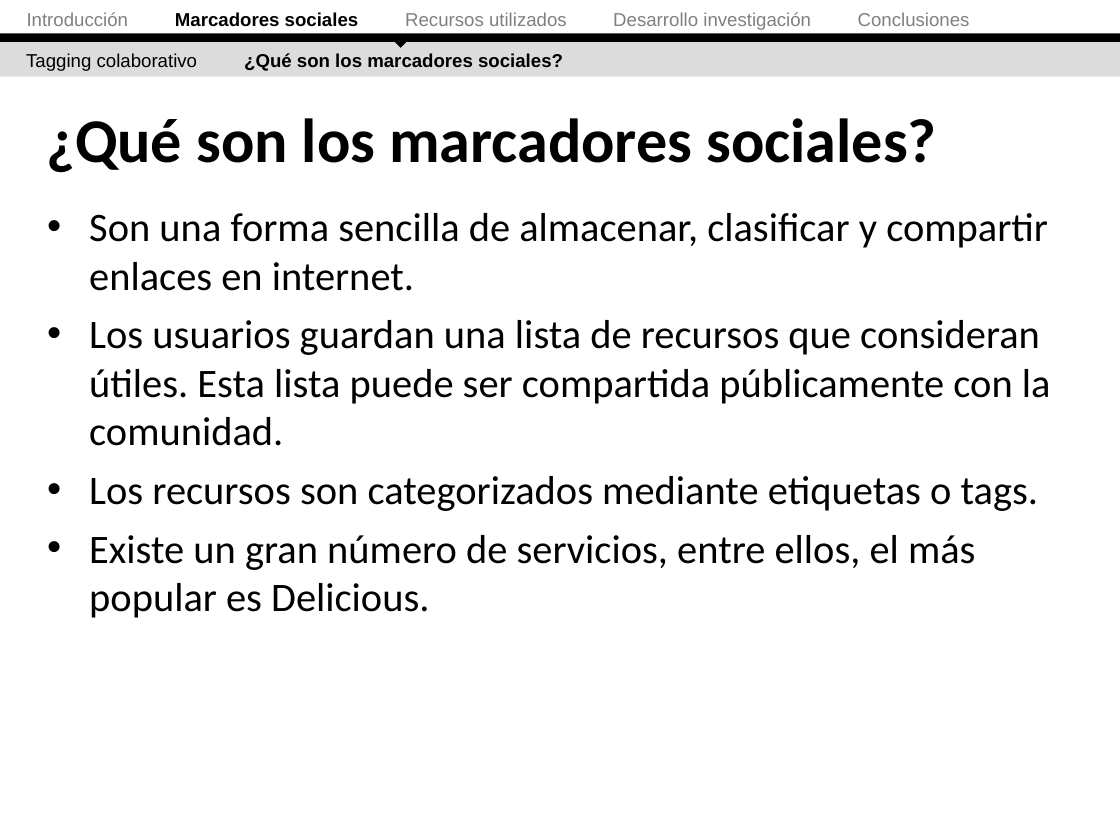
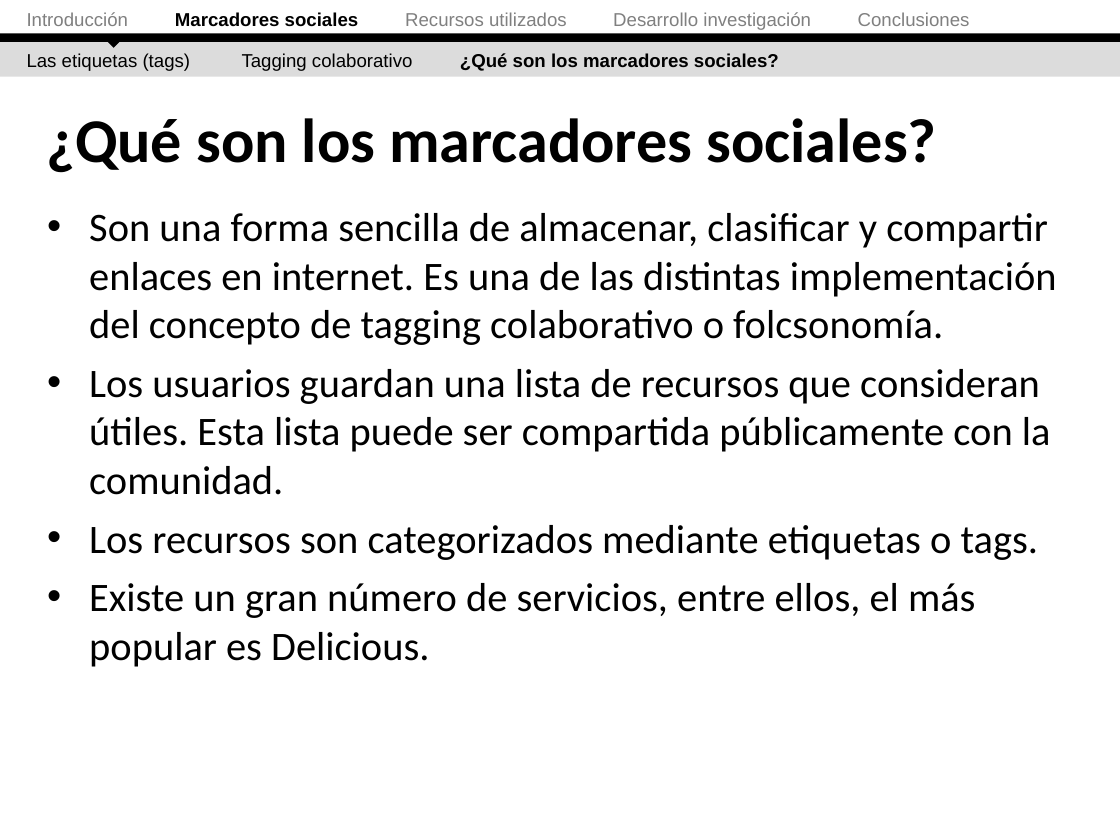
Before and after one commit to ak907kenai/nicotournetesis, a slide deck: slide 18 of docs_trunk/Presentación/Nicolás Tourné - Presentación Tesis (v2.1).ppt (slide 15 before the commit). Drawn at 1120x840 pixels with LibreOffice and Linux fonts; fonts in the diff are those of the drawing. Boxes give left, top, right and bottom in pixels: in the first picture for what was removed or moved away, otherwise in the second. Text is boxed around its words. In the diff, an @@ line names an element or a change of style, - is before the commit and + after.

```diff
--- a/docs_trunk/Presentación/Nicolás Tourné - Presentación Tesis (v2.1).ppt
+++ b/docs_trunk/Presentación/Nicolás Tourné - Presentación Tesis (v2.1).ppt
@@ right triangle: place and size @@
-right triangle at box(388, 23, 414, 49)
+right triangle at box(102, 23, 127, 49)
@@ text at box(27, 53, 779, 71): text changed; bold off @@
-Tagging colaborativo ¿Qué son los marcadores sociales?
+Las etiquetas (tags) Tagging colaborativo ¿Qué son los marcadores sociales?
@@ text at box(89, 213, 1057, 345): text changed @@
-• Son una forma sencilla de almacenar, clasificar y compartir enlaces en internet.
+• Son una forma sencilla de almacenar, clasificar y compartir enlaces en internet. Es una de las distintas implementación del concepto de tagging colaborativo o folcsonomía.
```
Also in this commit, not shown: 13 other slides changed, 4 slides added, 1 other file.
